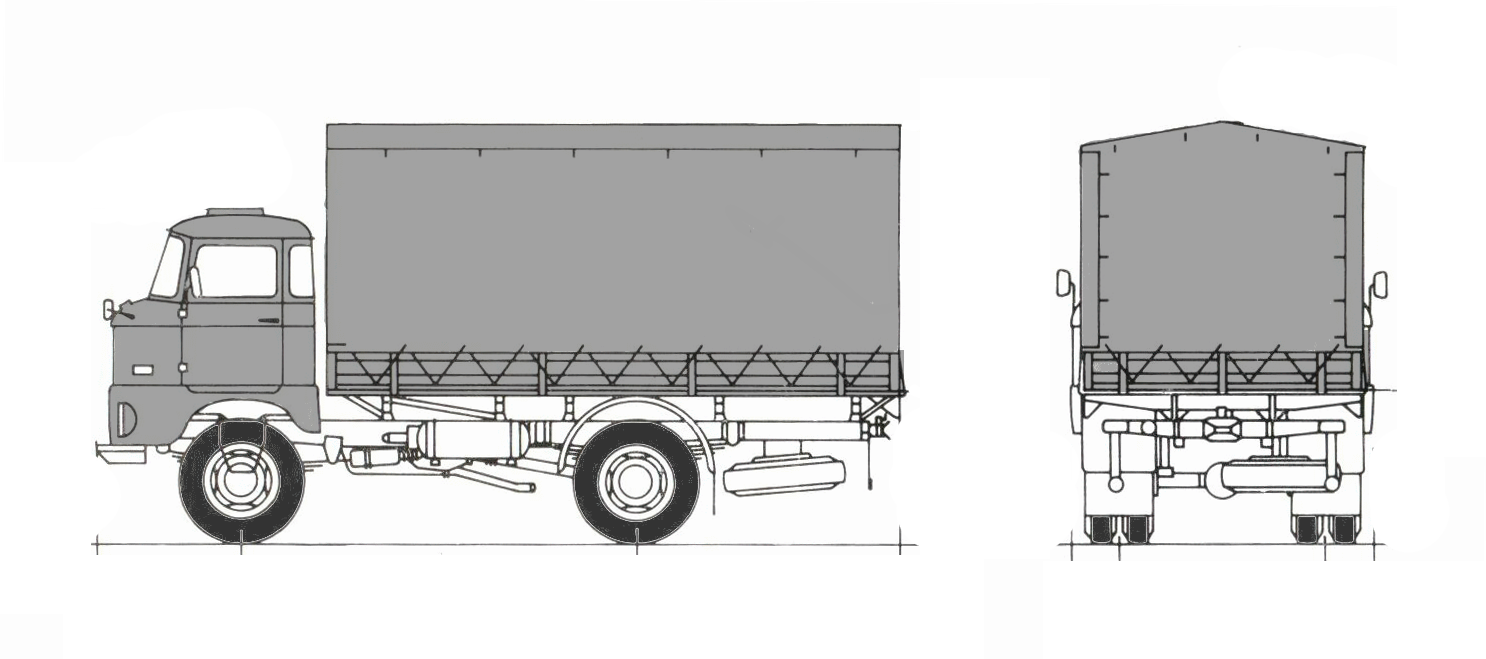
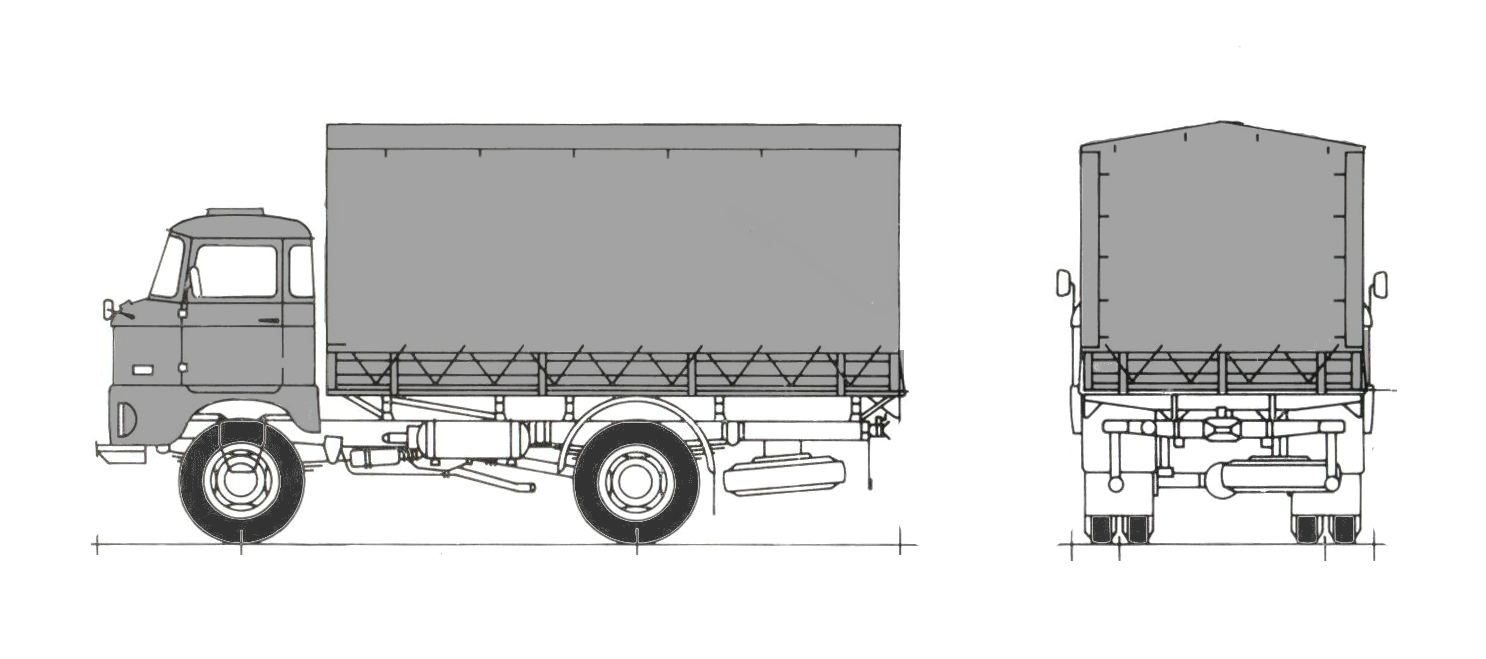
The second w=1486, h=659 image is a revision of the first. Changes to its layers:
painted on "Paint Layer 3(pasted)" over box(256, 192, 1394, 384)
painted on "Paint Layer 1" over box(91, 45, 1397, 561)
painted on "Background" over box(91, 45, 1397, 561)
painted on "Paint Layer 2" over box(91, 45, 1397, 561)
